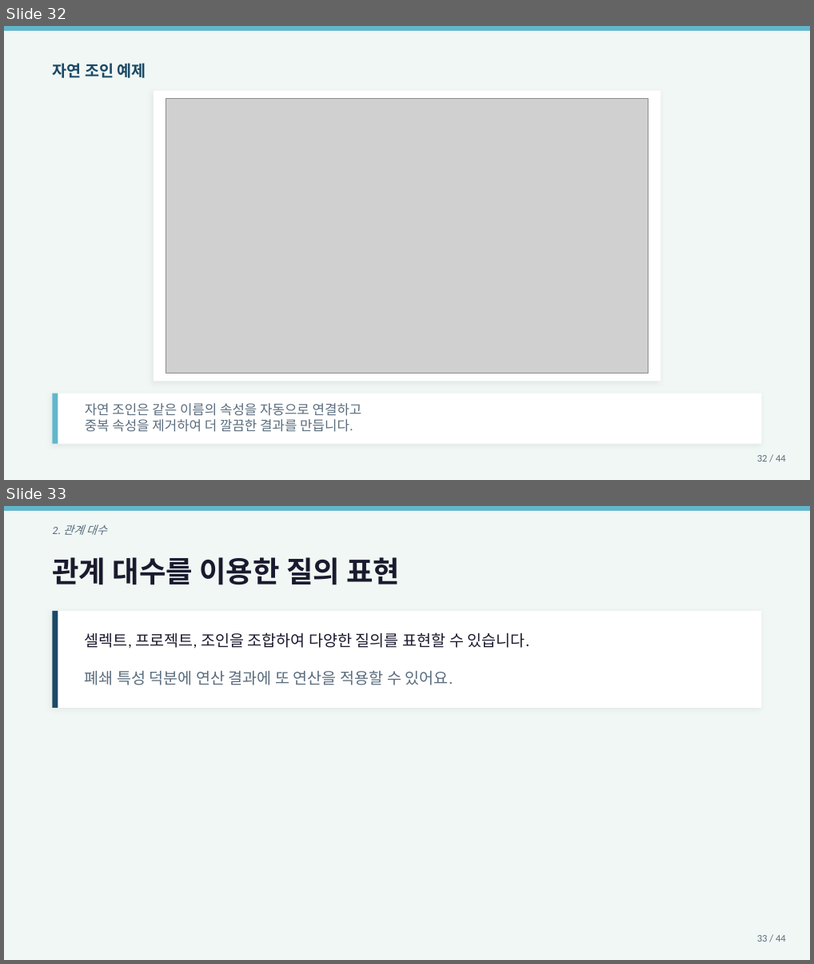
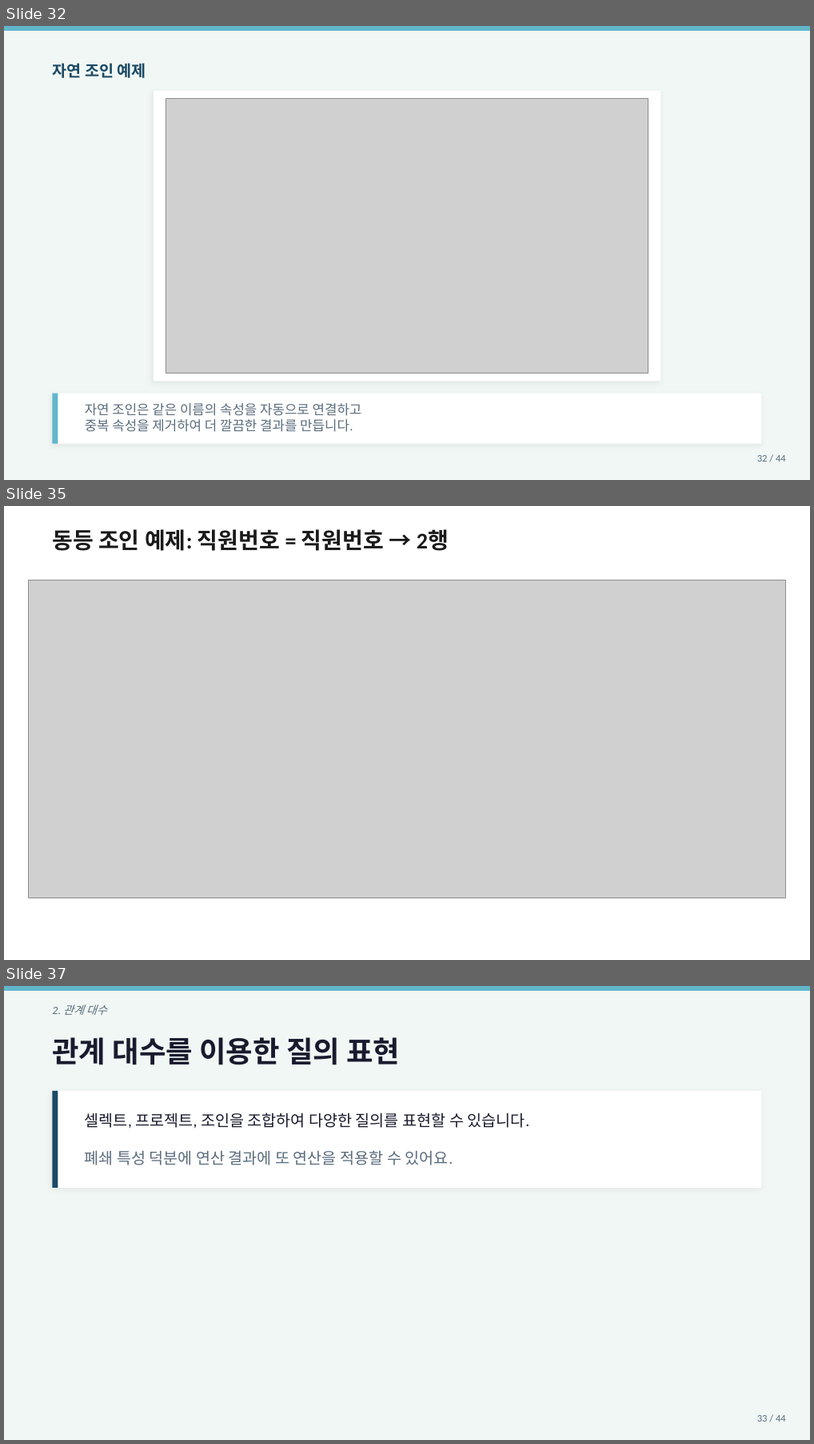
Before and after one commit to Sangdon-Park/Sangdon-Park.github.io, a slide deck: data/DB시스템/6장_관계_데이터_연산_박상돈.pptx. Shown one above the other, each under a label of ours: slides 32 and 33 before the commit, slides 32, 35 and 37 after it; the slides between them are not shown. The pictures are 814x964 and 814x1444 pixels, drawn with LibreOffice and Linux fonts; fonts in the diff are those of the drawing; grey boxes stand for pictures. Boxes give left, top, right and bottom in pixels: in the first picture for what was removed or moved away, otherwise in the second. Text is boxed around its words. In the diff, an @@ line names an element or a change of style, - is before the commit and + after.

```diff
--- a/data/DB시스템/6장_관계_데이터_연산_박상돈.pptx
+++ b/data/DB시스템/6장_관계_데이터_연산_박상돈.pptx
@@ slide 35 added at box(4, 506, 810, 960), background #FFFFFF @@
@@ text added at box(52, 529, 449, 551), 20 pt, text #1A1A1A, bold @@
+동등 조인 예제: 직원번호 = 직원번호 → 2행
@@ picture added at box(28, 580, 786, 897) @@
@@ what was slide 33 is now slide 37 @@
```
Also in this commit, not shown: 4 slides changed, 4 other slides added, 5 other files.
